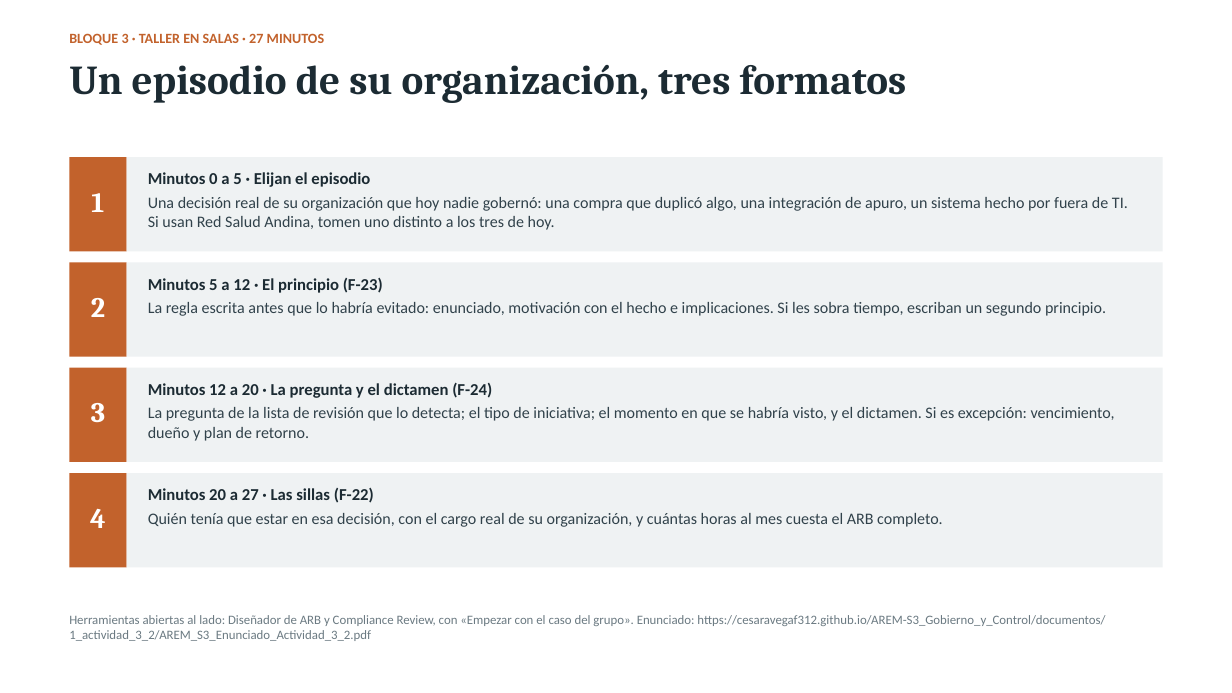
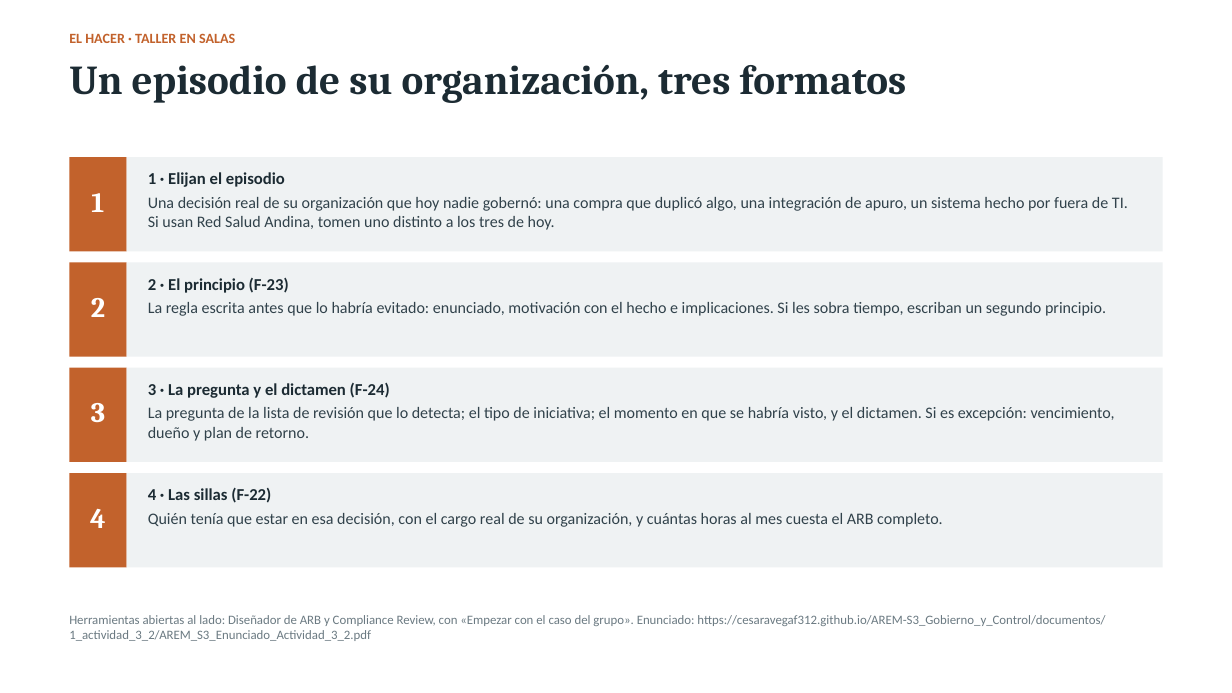
Before and after one commit to CesarAVegaF312/AREM-S3_Gobierno_y_Control, a slide deck: slide 16 of fuentes/AREM_S3_Deck_Reto_U3_sin_notas.pptx. Drawn at 1232x693 pixels with LibreOffice and Linux fonts; fonts in the diff are those of the drawing. Boxes give left, top, right and bottom in pixels: in the first picture for what was removed or moved away, otherwise in the second. Text is boxed around its words. In the diff, an @@ line names an element or a change of style, - is before the commit and + after.

Commit message:
Fuera el cronograma: la sesion queda en tres bloques
Conceptos, ejemplos y el hacer. Se quitan los minutos de la diapositiva de
ruta, del taller y de la puesta en comun; las notas del docente pierden la
marca de reloj y el enunciado del taller pasa de minuto a minuto a cuatro
pasos numerados, con una nota de que recortar si el tiempo aprieta.

En la presentacion web desaparecen el reloj de sesion y los minutos del
indice; el cronometro del taller se queda, ajustable en tramos de cinco
minutos, porque el docente decide en el momento cuanto tiempo le queda.

```diff
--- a/fuentes/AREM_S3_Deck_Reto_U3_sin_notas.pptx
+++ b/fuentes/AREM_S3_Deck_Reto_U3_sin_notas.pptx
@@ text at <box>69,33,235,43</box>: text changed @@
-BLOQUE 3 · TALLER EN SALAS · 27 MINUTOS
+EL HACER · TALLER EN SALAS
@@ text at <box>148,172,285,187</box>: text changed @@
-Minutos 0 a 5 · Elijan el episodio
+1 · Elijan el episodio
@@ text at <box>148,278,289,293</box>: text changed @@
-Minutos 5 a 12 · El principio (F-23)
+2 · El principio (F-23)
@@ text at <box>148,383,390,398</box>: text changed @@
-Minutos 12 a 20 · La pregunta y el dictamen (F-24)
+3 · La pregunta y el dictamen (F-24)
@@ text at <box>148,488,271,503</box>: text changed @@
-Minutos 20 a 27 · Las sillas (F-22)
+4 · Las sillas (F-22)
```
Also in this commit, not shown: 3 other slides changed, 15 other files.
